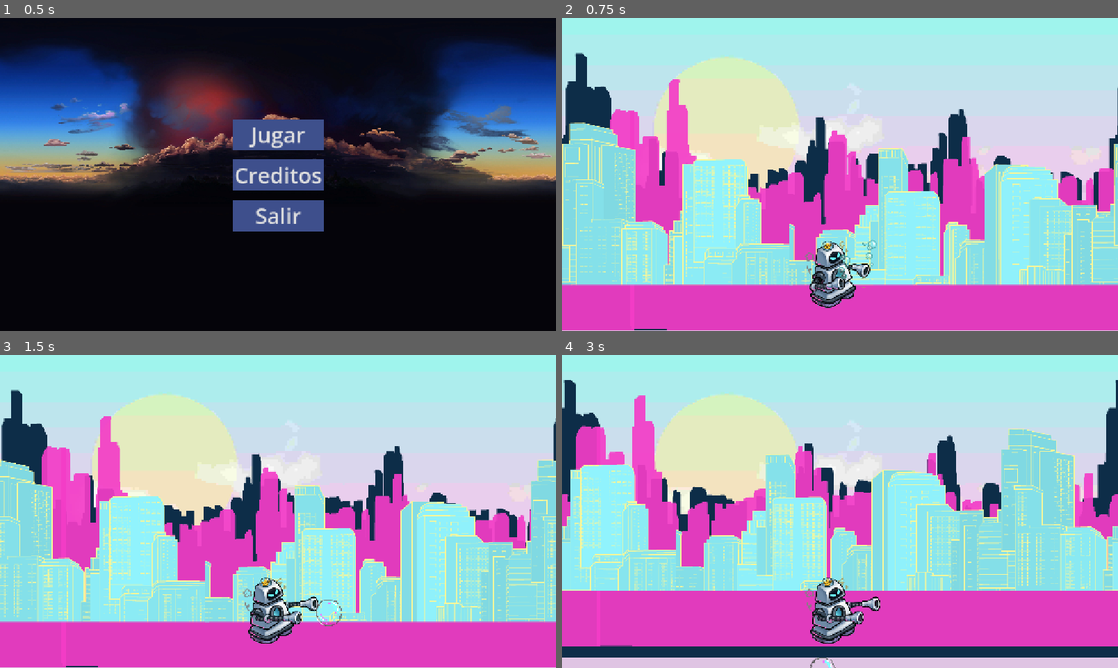
Above: before the commit, frames 1-4 (two rows, left to right).
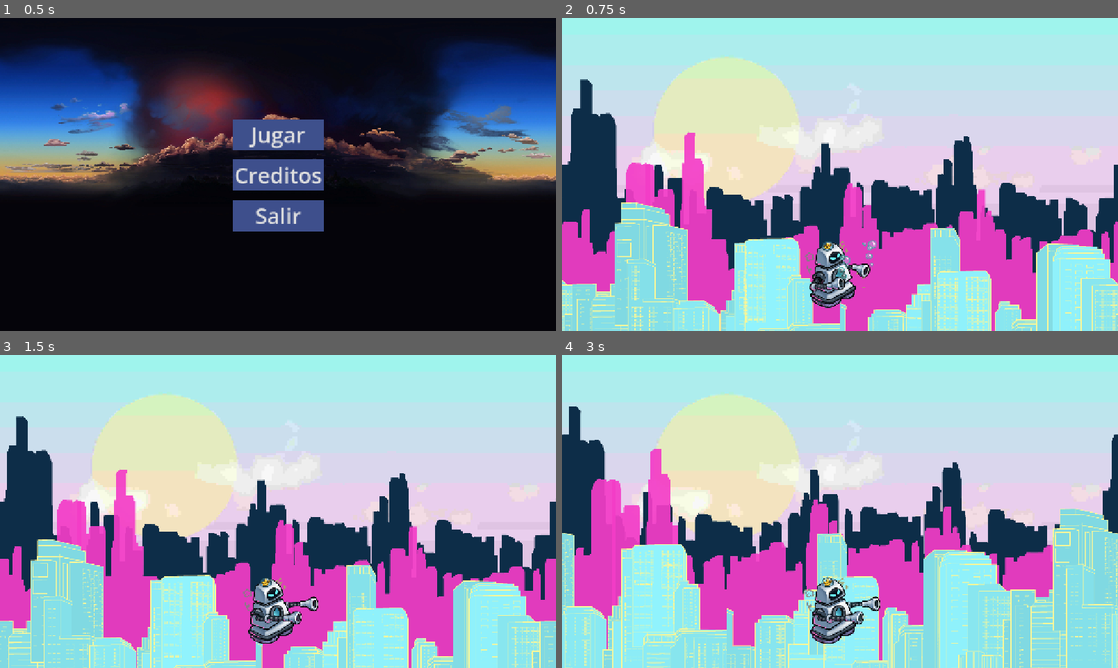
Above: after the commit, the same moments.

Repository: asdrome/bubbletron
Game: Godot game, scene res://Escenas/main.tscn
Two runs of this game, one before a commit and one after it. Both use one fixed random seed, a clock stepped at 60 frames per second and the inputs below.
Inputs (mouse positions are in pixels of both pictures, inside the frame that each line leads up to):
- Up to frame 1 (0.5 s): no input
- Up to frame 2 (0.75 s): click "Jugar" at 0.5 s
- Up to frame 3 (1.5 s): move the mouse to (400, 495) at 1.27 s; press the mouse at (400, 495) at 1.28 s; hold D (right) from 1.28 s (still down)
- Up to frame 4 (3 s): move the mouse to (728, 527) at 2.02 s; release D (right) at 2.03 s; release the mouse at (728, 527) at 2.03 s; hold S (down) 2.03-2.78 s; tap Shift (spin) at 2.1 s; move the mouse to (895, 442) at 2.77 s; press the mouse at (895, 442) at 2.78 s; hold D (right) from 2.78 s (still down)

Frame 1 is identical in both runs. In frame 2, 49% of the frame differs, in the area x 0-100%, y 11-100%; in frame 3, 49%; in frame 4, 55%, in the area x 0-100%, y 8-100%.

Commit message:
Añadida señal al nivel para responder a game over Añadida señal para volver al menu principal Modificada trayectoria de las burbujas Cambiada entrada self_kill a letra E

Diff:
--- a/Escenas/Escenarios/Dia.tscn
+++ b/Escenas/Escenarios/Dia.tscn
@@ -1,5 +1,6 @@
-[gd_scene load_steps=6 format=3 uid="uid://bici0gr67qv50"]
+[gd_scene load_steps=7 format=3 uid="uid://bici0gr67qv50"]
 
+[ext_resource type="Script" uid="uid://ds1jbcm7y7uw6" path="res://Escenas/Escenarios/dia.gd" id="1_4rv1k"]
 [ext_resource type="PackedScene" uid="uid://cgdjx7lpencvj" path="res://Escenas/Personajes/BubbleBot.tscn" id="1_37t85"]
 [ext_resource type="Texture2D" uid="uid://cb13viit1k707" path="res://Assets/Escenarios/Dia/Fondo_000.jpg" id="2_iffvy"]
 [ext_resource type="Texture2D" uid="uid://dyrfoh3xuwkuj" path="res://Assets/Escenarios/Dia/Fondo_001.png" id="3_8ph5s"]
@@ -7,9 +8,9 @@
 [ext_resource type="Texture2D" uid="uid://c8et7ihqc7ad0" path="res://Assets/Escenarios/Dia/Fondo_003.png" id="5_obb1r"]
 
 [node name="Dia" type="Node2D"]
+script = ExtResource("1_4rv1k")
 
-[node name="CharacterBody2D" parent="." instance=ExtResource("1_37t85")]
-position = Vector2(119, 610)
+[node name="BubbleBot" parent="." instance=ExtResource("1_37t85")]
 
 [node name="ParallaxBackground" type="ParallaxBackground" parent="."]
 
@@ -47,3 +48,5 @@
 scale = Vector2(0.666667, 0.666667)
 texture = ExtResource("5_obb1r")
 centered = false
+
+[connection signal="has_died" from="BubbleBot" to="." method="_on_bubble_bot_has_died"]
--- /dev/null
+++ b/Escenas/Escenarios/dia.gd
@@ -0,0 +1,6 @@
+extends Node2D
+
+signal game_over
+
+func _on_bubble_bot_has_died() -> void:
+	game_over.emit()
--- a/Escenas/Personajes/bubble_bot.gd
+++ b/Escenas/Personajes/bubble_bot.gd
@@ -54,7 +54,7 @@
 
 func _on_animation_player_animation_finished(anim_name: StringName) -> void:
 	if anim_name == "Death":
-		print("YOU DIED!")
+		has_died.emit()
 		queue_free()
 	else:
 		animation_player.play("Idle")
@@ -64,7 +64,7 @@
 	health -= damage
 
 	if health <= 0.0:
-		has_died.emit()
+		# La animacion emitirá la señal
 		animation_player.play("Death")
 	elif prev_hp != health:
 		was_hit.emit(damage)
--- a/Escenas/Personajes/disparo_burbuja.gd
+++ b/Escenas/Personajes/disparo_burbuja.gd
@@ -5,6 +5,7 @@
 
 func _physics_process(delta: float) -> void:
 	translate(movement_vector * speed * delta)
+	position.y += sin(position.x * delta) * randi()
 
 
 func _on_timer_timeout() -> void:
--- a/Escenas/main.gd
+++ b/Escenas/main.gd
@@ -21,3 +21,9 @@
 	current_scene = starting_scene.instantiate()
 	get_tree().root.add_child(current_scene)
 	$Menu.visible = false
+	current_scene.game_over.connect(_on_game_over)
+
+func _on_game_over() -> void:
+	current_scene.queue_free()
+	current_scene = $Menu
+	$Menu.visible = true
--- a/project.godot
+++ b/project.godot
@@ -65,7 +65,7 @@
 }
 debug_self_kill={
 "deadzone": 0.2,
-"events": [Object(InputEventKey,"resource_local_to_scene":false,"resource_name":"","device":-1,"window_id":0,"alt_pressed":false,"shift_pressed":true,"ctrl_pressed":false,"meta_pressed":false,"pressed":false,"keycode":0,"physical_keycode":81,"key_label":0,"unicode":81,"location":0,"echo":false,"script":null)
+"events": [Object(InputEventKey,"resource_local_to_scene":false,"resource_name":"","device":-1,"window_id":0,"alt_pressed":false,"shift_pressed":false,"ctrl_pressed":false,"meta_pressed":false,"pressed":false,"keycode":0,"physical_keycode":69,"key_label":0,"unicode":101,"location":0,"echo":false,"script":null)
 ]
 }
 
Not shown, added: Escenas/Escenarios/dia.gd.uid
